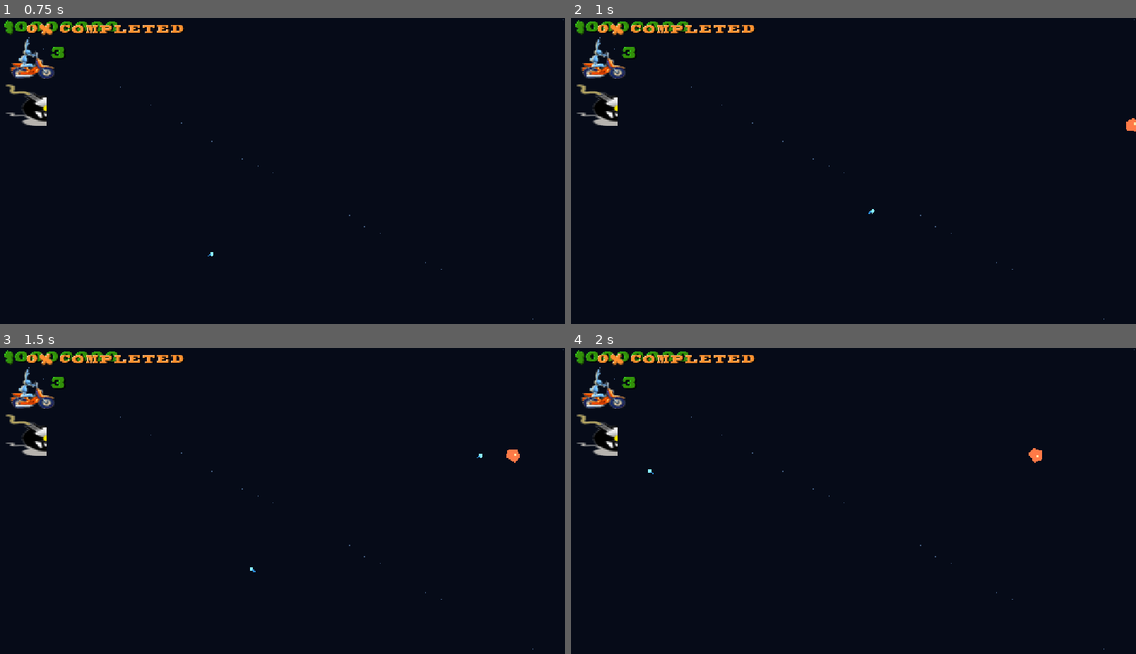
Above: before the commit, frames 1-4 (two rows, left to right).
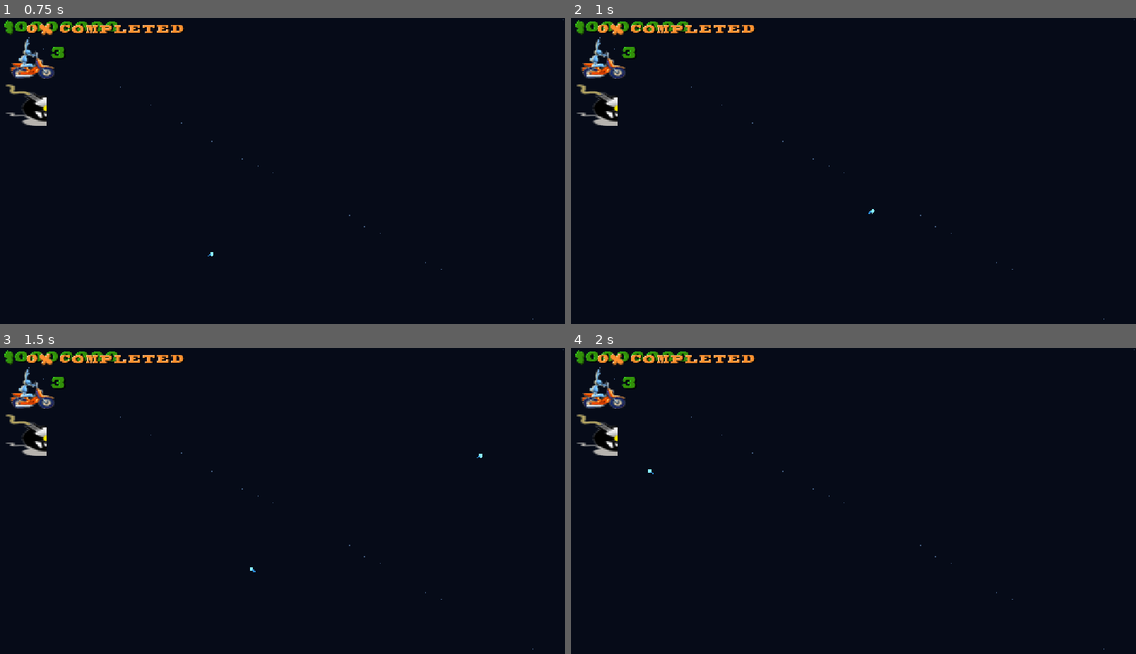
Above: after the commit, the same moments.

Repository: Iulian-hub/RUNAWAY-RABBIT-DECOMP
Game: Godot game, scene res://scenes/main.tscn
Two runs of this game, one before a commit and one after it. Both use one fixed random seed, a clock stepped at 60 frames per second and the inputs below. This scene is started directly instead of the project's main scene.
Inputs (mouse positions are in pixels of both pictures, inside the frame that each line leads up to):
- Up to frame 1 (0.75 s): tap Enter at 0.5 s; move the mouse to (406, 161) at 0.52 s; hold D (move_right) from 0.53 s (still down); right-click (406, 161) at 0.6 s; click (406, 161) at 0.67 s
- Up to frame 2 (1 s): keep holding D (move_right)
- Up to frame 3 (1.5 s): move the mouse to (169, 522) at 1.27 s; release D (move_right) at 1.28 s; hold A (move_left) from 1.28 s (still down); click (169, 522) at 1.35 s
- Up to frame 4 (2 s): keep holding A (move_left)

Frame 1 is identical in both runs. In frame 2, less than 0.1% of the frame differs, in the area x 98-100%, y 32-38%; in frame 3, less than 0.1%; in frame 4, less than 0.1%, in the area x 81-84%, y 32-38%.
Error in both runs: Invalid assignment of property or key 'sprite_frames' with value of type 'SpriteFrames' on a base object of type 'null instance'. (res://scripts/player.gd:55)

Commit message:
Replace placeholder enemies with original animated sprites

Diff:
--- a/runaway-rabbit-clona/scripts/enemy.gd
+++ b/runaway-rabbit-clona/scripts/enemy.gd
@@ -1,33 +1,54 @@
 extends Area2D
 class_name Enemy
+
+const FRAME_SIZE := Vector2i(128, 128)
+const ENEMY_ANIMATIONS: Array[Dictionary] = [
+	{"path": "res://assets/original_enemies/basicflyer.png", "frames": 2, "speed": 10.0},
+	{"path": "res://assets/original_enemies/advancedflyer.png", "frames": 2, "speed": 10.0},
+	{"path": "res://assets/original_enemies/divefighter.png", "frames": 1, "speed": 5.0},
+	{"path": "res://assets/original_enemies/zipjet.png", "frames": 2, "speed": 5.0},
+	{"path": "res://assets/original_enemies/kamikaze.png", "frames": 2, "speed": 7.0},
+	{"path": "res://assets/original_enemies/sauceranim.png", "frames": 4, "speed": 5.0}
+]
 
 @export var minimum_speed: float = 150.0
 @export var maximum_speed: float = 245.0
 
 var speed: float
-
+@onready var sprite: AnimatedSprite2D = $AnimatedSprite2D
 
 func _ready() -> void:
 	add_to_group("enemies")
 	speed = randf_range(minimum_speed, maximum_speed)
+	_setup_original_animation()
 
+func _setup_original_animation() -> void:
+	var definition: Dictionary = ENEMY_ANIMATIONS[randi_range(0, ENEMY_ANIMATIONS.size() - 1)]
+	var texture := load(str(definition["path"])) as Texture2D
+	if texture == null:
+		push_warning("Could not load original enemy sprite: %s" % definition["path"])
+		return
+	var frame_count := int(definition["frames"])
+	var frames := SpriteFrames.new()
+	frames.add_animation("fly")
+	frames.set_animation_speed("fly", float(definition["speed"]))
+	frames.set_animation_loop("fly", true)
+	for frame_index in range(frame_count):
+		var atlas := AtlasTexture.new()
+		atlas.atlas = texture
+		atlas.region = Rect2(
+			float(frame_index * FRAME_SIZE.x),
+			0.0,
+			float(FRAME_SIZE.x),
+			float(FRAME_SIZE.y)
+		)
+		frames.add_frame("fly", atlas)
+	sprite.sprite_frames = frames
+	sprite.animation = "fly"
+	sprite.scale = Vector2(0.55, 0.55)
+	sprite.play()
 
 func _process(delta: float) -> void:
 	global_position.x -= speed * delta
-	rotation += delta * 0.8
 	if global_position.x < -48.0:
 		queue_free()
-
-
-func _draw() -> void:
-	draw_colored_polygon(
-		PackedVector2Array([
-			Vector2(0, -17),
-			Vector2(16, -5),
-			Vector2(12, 13),
-			Vector2(-12, 13),
-			Vector2(-16, -5)
-		]),
-		Color(1.0, 0.48, 0.28)
-	)
-	draw_circle(Vector2(4, -3), 3.0, Color(1.0, 0.9, 0.65))
